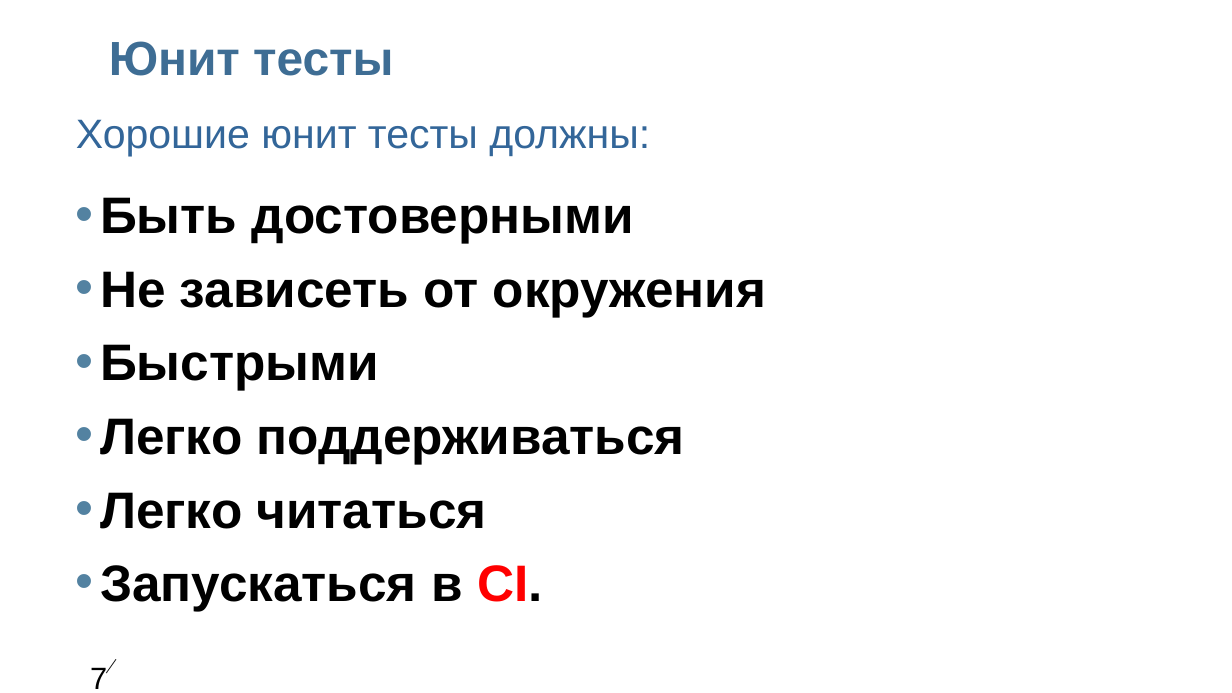
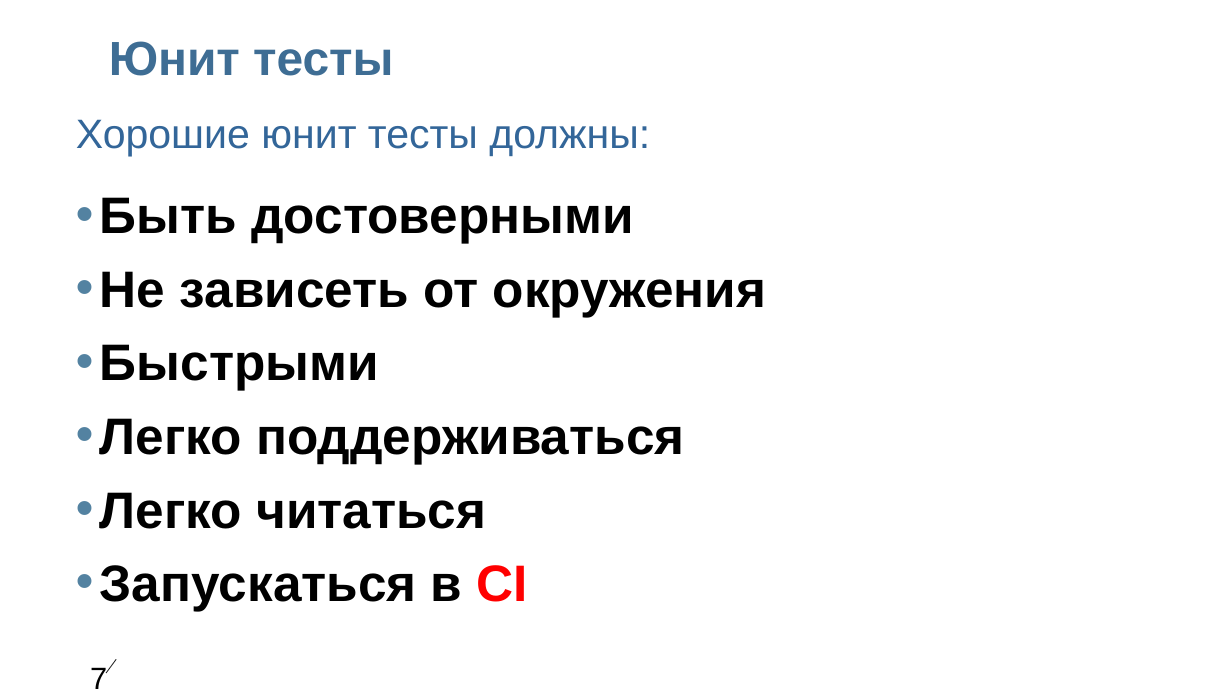
Before and after one commit to livekazan/unitUITest, a slide deck: slide 7 of Unit_UI_Test.ppt. Drawn at 1232x693 pixels with LibreOffice and Linux fonts; fonts in the diff are those of the drawing; background and template pictures are left out. Boxes give left, top, right and bottom in pixels: in the first picture for what was removed or moved away, otherwise in the second. Text is boxed around its words. In the diff, an @@ line names an element or a change of style, - is before the commit and + after.

```diff
--- a/Unit_UI_Test.ppt
+++ b/Unit_UI_Test.ppt
@@ text in free at (x1=100, y1=565, x2=528, y2=611): text changed @@
-• Запускаться в CI.
+• Запускаться в CI
```
Also in this commit, not shown: 11 other slides changed.
